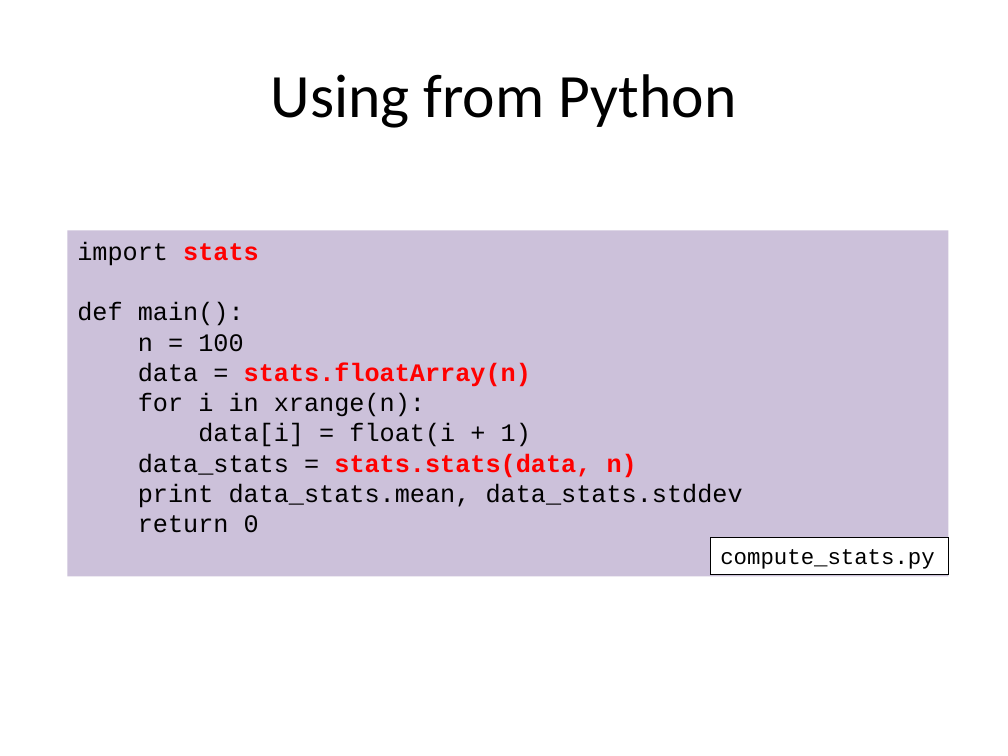
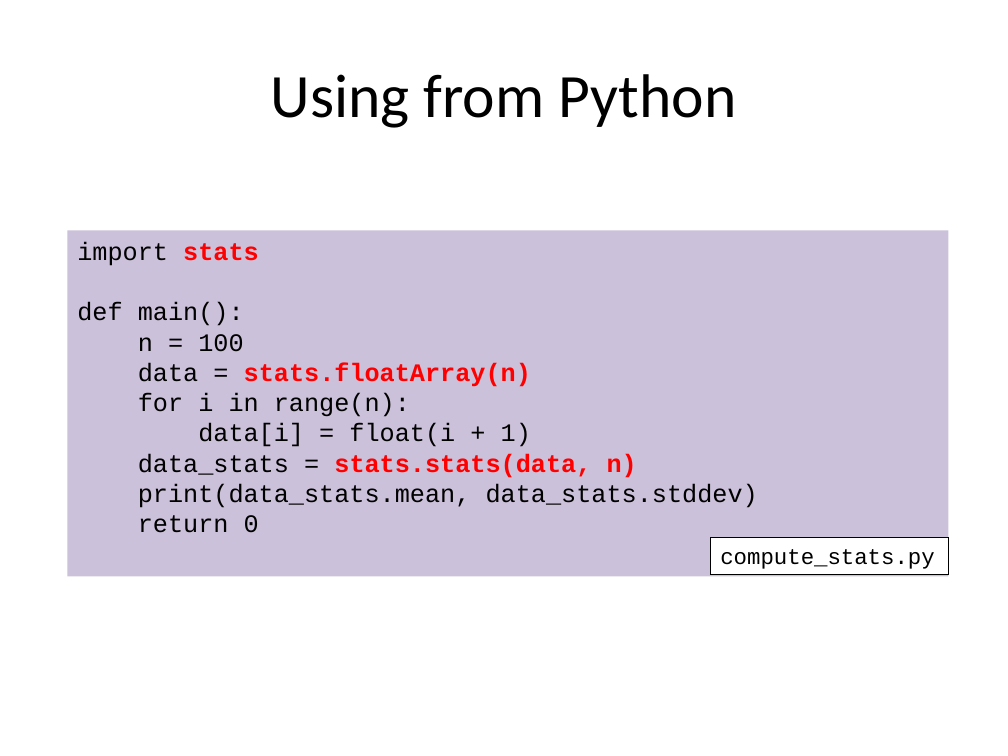
Before and after one commit to gjbex/training-material, a slide deck: slide 24 of Python/Interfacing_C_C++_Fortran/python-interfacing.pptx. Drawn at 1008x756 pixels with LibreOffice and Linux fonts; fonts in the diff are those of the drawing. Boxes give left, top, right and bottom in pixels: in the first picture for what was removed or moved away, otherwise in the second. Text is boxed around its words. In the diff, an @@ line names an element or a change of style, - is before the commit and + after.

```diff
--- a/Python/Interfacing_C_C++_Fortran/python-interfacing.pptx
+++ b/Python/Interfacing_C_C++_Fortran/python-interfacing.pptx
@@ text in rectangle at [138, 393, 410, 417]: text changed @@
-for i in xrange(n):
+for i in range(n):
@@ text in rectangle at [138, 483, 758, 508]: text changed @@
-print data_stats.mean, data_stats.stddev
+print(data_stats.mean, data_stats.stddev)
```
Also in this commit, not shown: 7 other slides changed.
